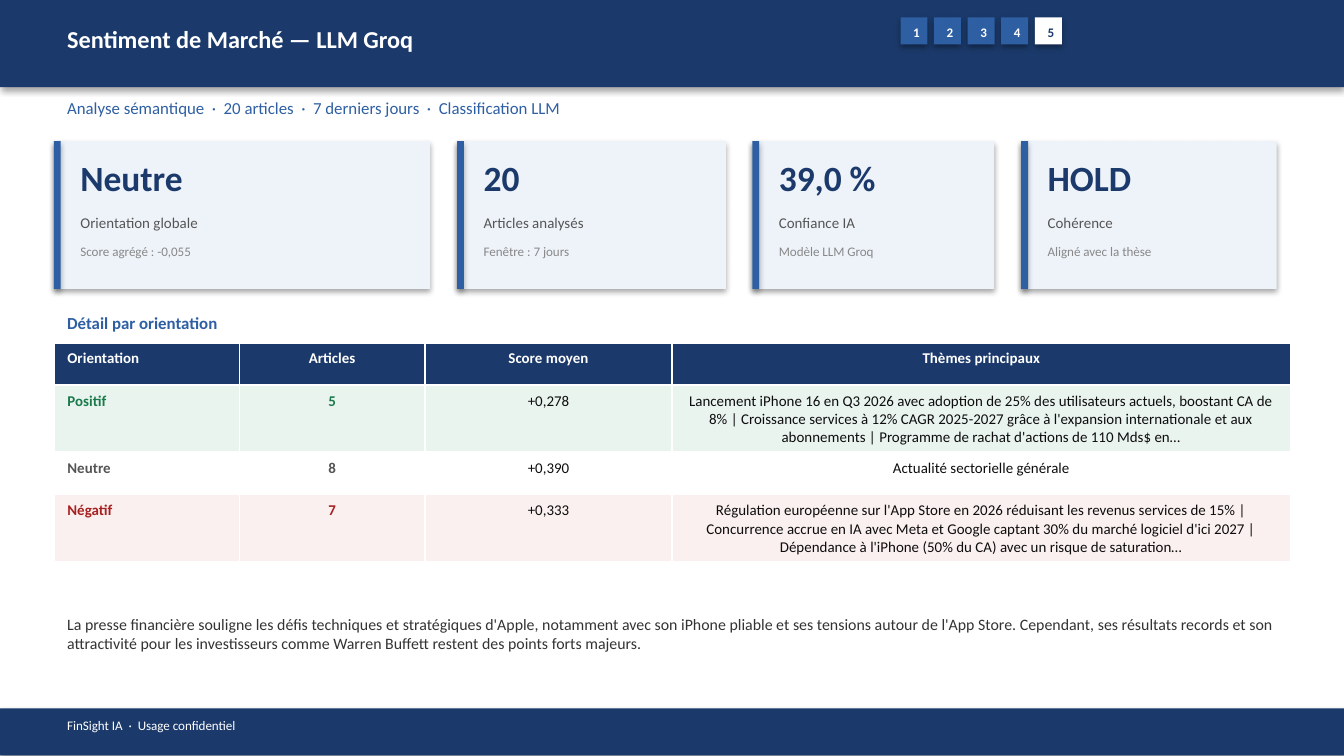
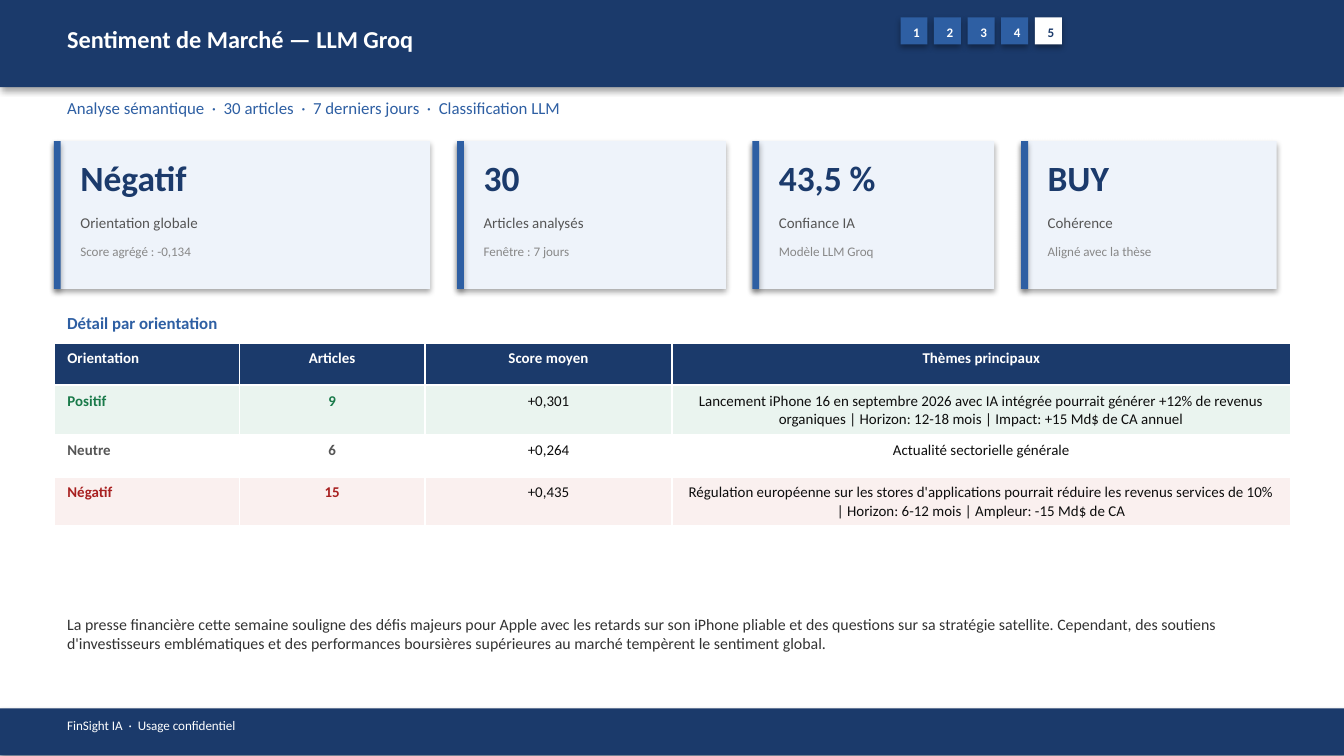
Before and after one commit to baptistejeh07-art/finsight-ia, a slide deck: slide 18 of preview/AAPL/AAPL_pitchbook.pptx. Drawn at 1344x756 pixels with LibreOffice and Linux fonts; fonts in the diff are those of the drawing. Boxes give left, top, right and bottom in pixels: in the first picture for what was removed or moved away, otherwise in the second. Text is boxed around its words. In the diff, an @@ line names an element or a change of style, - is before the commit and + after.

```diff
--- a/preview/AAPL/AAPL_pitchbook.pptx
+++ b/preview/AAPL/AAPL_pitchbook.pptx
@@ text at [67,102,560,117]: text changed @@
-Analyse sémantique · 20 articles · 7 derniers jours · Classification LLM
+Analyse sémantique · 30 articles · 7 derniers jours · Classification LLM
@@ text at [80,166,186,197]: text changed @@
-Neutre
+Négatif
@@ text at [484,167,520,192]: text changed @@
-20
+30
@@ text at [779,167,842,196]: text changed @@
-39,0 %
+43,5 %
@@ text at [1048,168,1109,192]: text changed @@
-HOLD
+BUY
@@ text at [80,247,191,258]: text changed @@
-Score agrégé : -0,055
+Score agrégé : -0,134
@@ table at [54,343,1290,523] @@
-row 2: Positif | 5 | +0,278 | Lancement iPhone 16 en Q3 2026 avec adoption de 25% des utilisateurs actuels, boostant CA de 8% | Croissance services à 12% CAGR 2025-2027 grâce à l'expansion internationale et aux abonnements | Programme de rachat d'actions de 110 Mds$ en…
+row 2: Positif | 9 | +0,301 | Lancement iPhone 16 en septembre 2026 avec IA intégrée pourrait générer +12% de revenus organiques | Horizon: 12-18 mois | Impact: +15 Md$ de CA annuel
-row 3, column 2: 8
+row 3, column 2: 6
-row 3, column 3: +0,390
+row 3, column 3: +0,264
-row 4: Négatif | 7 | +0,333 | Régulation européenne sur l'App Store en 2026 réduisant les revenus services de 15% | Concurrence accrue en IA avec Meta et Google captant 30% du marché logiciel d'ici 2027 | Dépendance à l'iPhone (50% du CA) avec un risque de saturation…
+row 4: Négatif | 15 | +0,435 | Régulation européenne sur les stores d'applications pourrait réduire les revenus services de 10% | Horizon: 6-12 mois | Ampleur: -15 Md$ de CA
@@ text at [67,619,1215,652]: text changed @@
-La presse financière souligne les défis techniques et stratégiques d'Apple, notamment avec son iPhone pliable et ses tensions autour de l'App Store. Cependant, ses résultats records et son attractivité pour les investisseurs comme Warren Buffett restent des points forts majeurs.
+La presse financière cette semaine souligne des défis majeurs pour Apple avec les retards sur son iPhone pliable et des questions sur sa stratégie satellite. Cependant, des soutiens d'investisseurs emblématiques et des performances boursières supérieures au marché tempèrent le sentiment global.
```
Also in this commit, not shown: 14 other slides changed, 4 other files.
